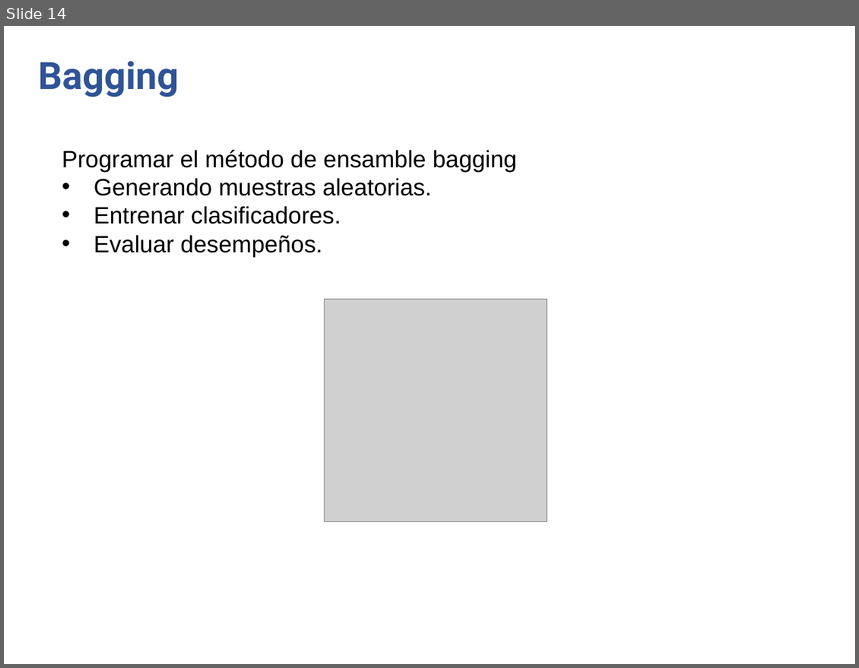
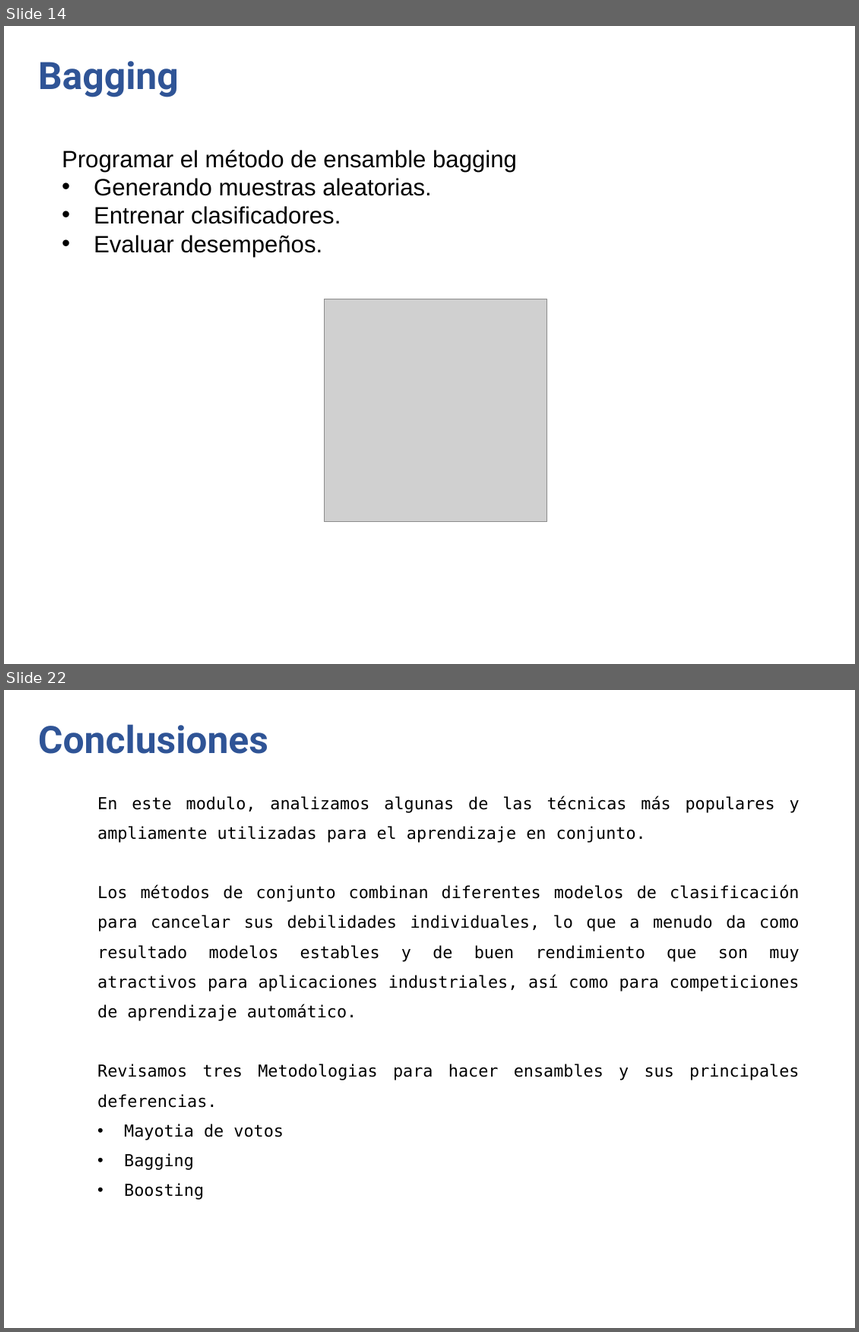
Before and after one commit to anvelezec/Embedings, a slide deck: MetodosEnsamble.pptx. Shown one above the other, each under a label of ours: slide 14 before the commit, slides 14 and 22 after it; the slides between them are not shown. The pictures are 859x668 and 859x1332 pixels, drawn with LibreOffice and Linux fonts; fonts in the diff are those of the drawing; grey boxes stand for pictures; background and template pictures are left out. Boxes give left, top, right and bottom in pixels: in the first picture for what was removed or moved away, otherwise in the second. Text is boxed around its words. In the diff, an @@ line names an element or a change of style, - is before the commit and + after.

Commit message:
Boosting

```diff
--- a/MetodosEnsamble.pptx
+++ b/MetodosEnsamble.pptx
@@ slide 22 added at [4,690,855,1328], background picture (left out) @@
@@ text added at [38,724,268,754], 32 pt, text #2F5496, bold @@
+Conclusiones
@@ text added at [97,796,800,1170], 14 pt, text #000000 @@
+En este modulo, analizamos algunas de las técnicas más populares y ampliamente utilizadas para el aprendizaje en conjunto.
+Los métodos de conjunto combinan diferentes modelos de clasificación para cancelar sus debilidades individuales, lo que a menudo da como resultado modelos estables y de buen rendimiento que son muy atractivos para aplicaciones industriales, así como para competiciones de aprendizaje automático.
+Revisamos tres Metodologias para hacer ensambles y sus principales deferencias.
+• Mayotia de votos
+• Bagging
+• Boosting
```
Also in this commit, not shown: 2 slides changed, 7 other slides added, 1 other file.
